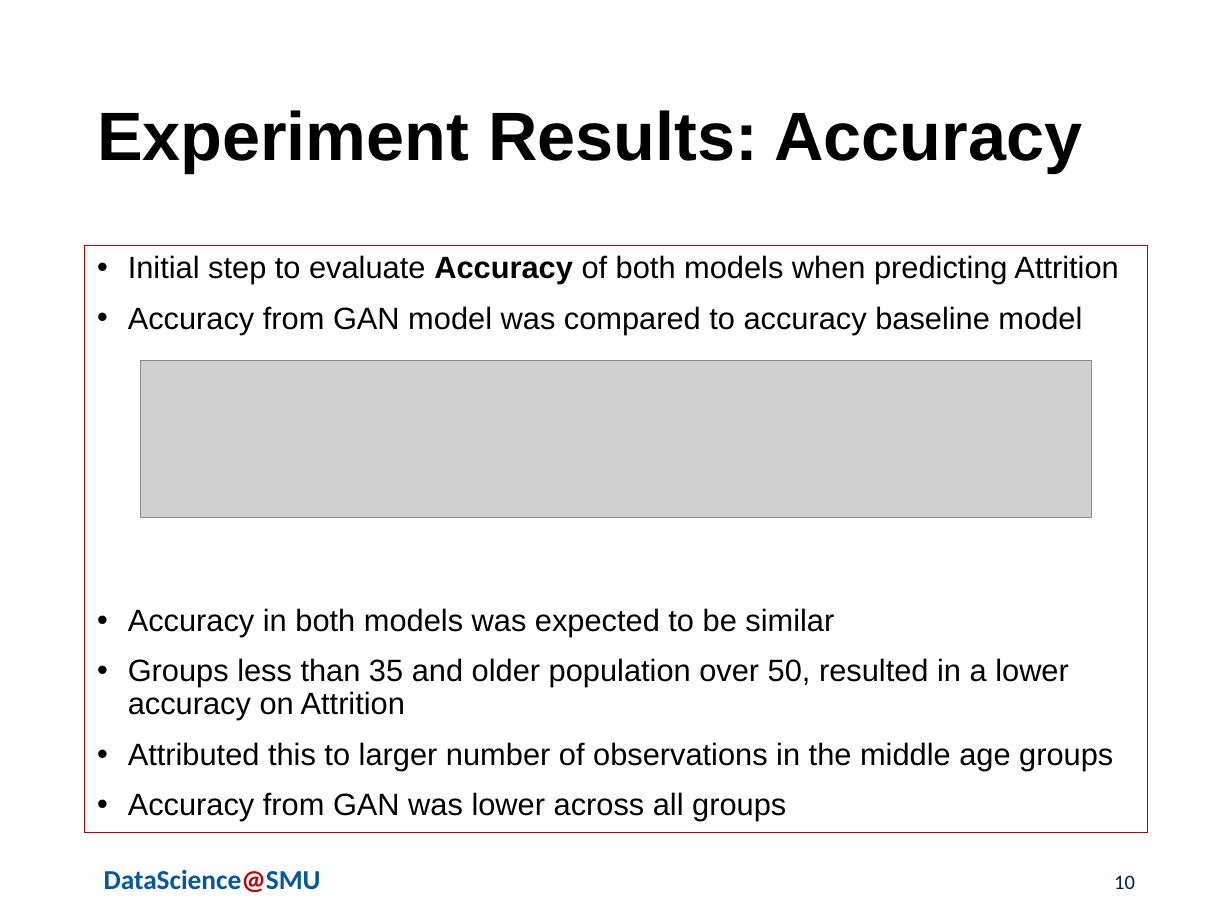
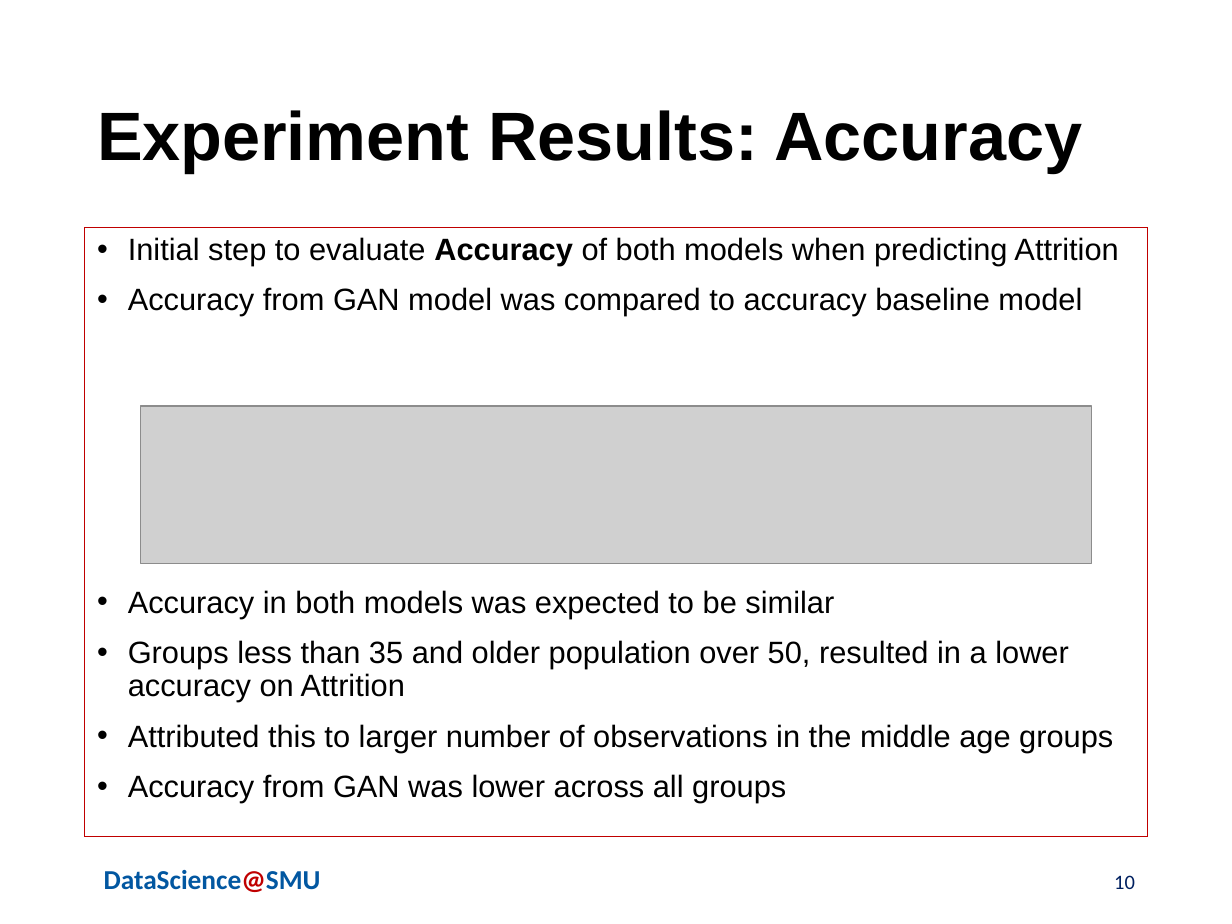
Before and after one commit to skhayden/Reducing-Age-Bias-in-Machine-Learning-An-Algorithmic-Approach, a slide deck: slide 10 of Hayden_deAlford_Wittlin_AdversarialBiasPresentationFINAL7.17.20.pptx. Drawn at 1232x924 pixels with LibreOffice and Linux fonts; fonts in the diff are those of the drawing; grey boxes stand for pictures; background and template pictures are left out. Boxes give left, top, right and bottom in pixels: in the first picture for what was removed or moved away, otherwise in the second. Text is boxed around its words. In the diff, an @@ line names an element or a change of style, - is before the commit and + after.

Commit message:
Update Hayden_deAlford_Wittlin_AdversarialBiasPresentationFINAL7.17.20.pptx
small change in Results slide - Solange

```diff
--- a/Hayden_deAlford_Wittlin_AdversarialBiasPresentationFINAL7.17.20.pptx
+++ b/Hayden_deAlford_Wittlin_AdversarialBiasPresentationFINAL7.17.20.pptx
@@ text "Initial step to evaluate Accuracy ...": place and size @@
-text "Initial step to evaluate Accuracy ..." at <box>85,246,1147,833</box>
+text "Initial step to evaluate Accuracy ..." at <box>85,228,1147,837</box>
@@ picture: place and size @@
-picture at <box>140,361,1092,519</box>
+picture at <box>140,407,1092,564</box>
```
Also in this commit, not shown: 2 other slides changed.
